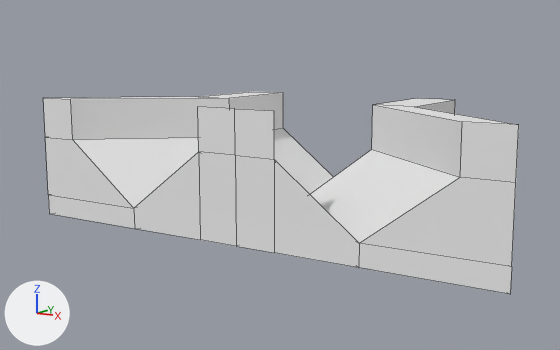
Two versions of the Blender file Assets/Entities/Lanes/Join.blend, one commit apart.
Both versions are drawn from a camera (50 mm lens) standing at (19.6, -26.6, 7.8) and looking at (-0.5, 4.3, 1.5). Every picture has the same lights, and +X, +Y and +Z are marked at lower left. Mesh edges are drawn as thin lines.
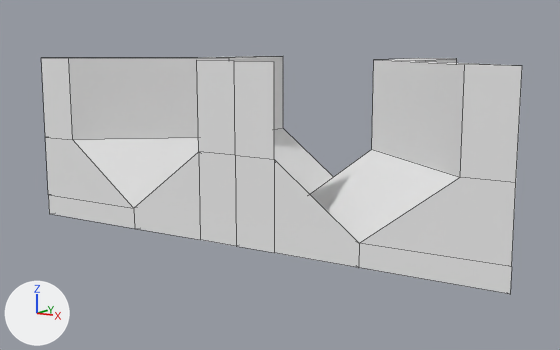
Boxes (x1, y1, x2, y2) around the edits, measured in the pictures (560 x 350 px; the box of a moved part takes in the faces that stretch with it):
'Cube', reshaped (18% taller)
    before: (43, 92, 519, 294)
    after: (41, 56, 522, 294)
part 1 of me_cube, moved or reshaped
    before: (43, 92, 519, 183)
    after: (41, 56, 522, 183)
part 2 of me_cube, moved or reshaped
    before: (198, 107, 274, 159)
    after: (197, 60, 274, 159)

What changed in the scene script:
```text
Change me_cube:
    where me_cube.from_pydata(...)  # 30 vertices, 28 faces; spans x -12.0..0.0, y 0.0..10.0, z -1.0..5.0
    used by ob_cube; location = (0.0, 0.0, 0.0)
    before: 22 (-6.0, 5.0, 5.0) at pixel (198, 96), 23 (-6.0, 10.0, 5.0) at pixel (253, 91), 24 (-4.0, 10.0, 5.0) at pixel (283, 92), 25 (-4.0, 5.0, 5.0) at pixel (229, 98), 26 (-12.0, 0.0, 5.0) at pixel (43, 97)
    before: 27 (-10.0, 0.0, 5.0) at pixel (70, 99)
    me_cube part 1
    add for i in [*range(22, 28)]: me_cube.vertices[i].co += Vector((0.0, 0.0, 2.0))
    me_cube part 2
    me_cube.vertices[28].co: (0.0, 0.0, 5.0) -> (0.0, 0.0, 7.0)  # pixel (234, 108) -> pixel (234, 61)
    me_cube.vertices[29].co: (-2.0, 0.0, 5.0) -> (-2.0, 0.0, 7.0)  # pixel (197, 106) -> pixel (196, 60)
```
